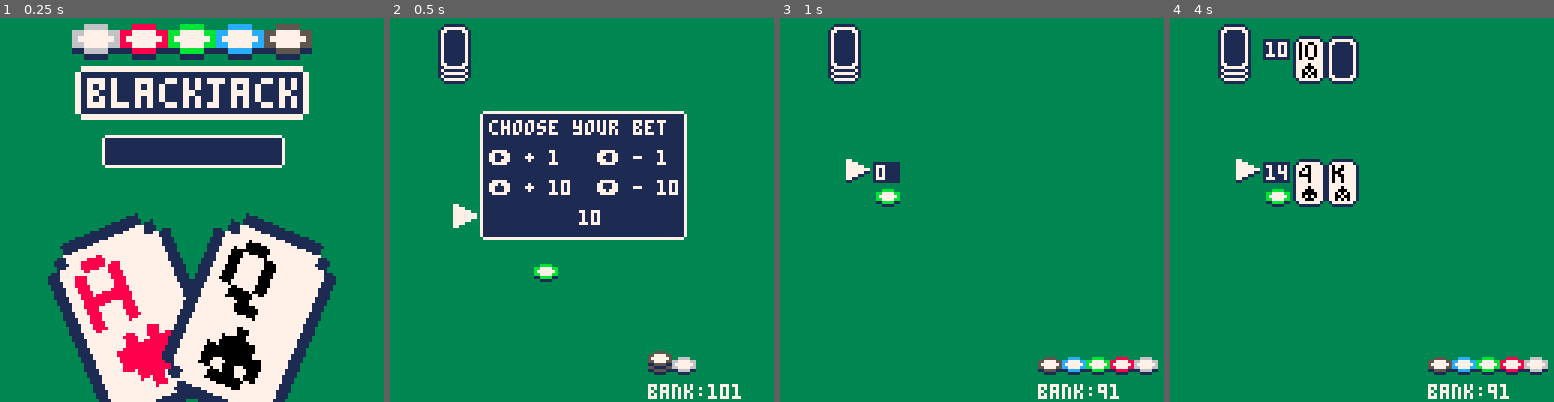
Above: before the commit, frames 1-4 (left to right).
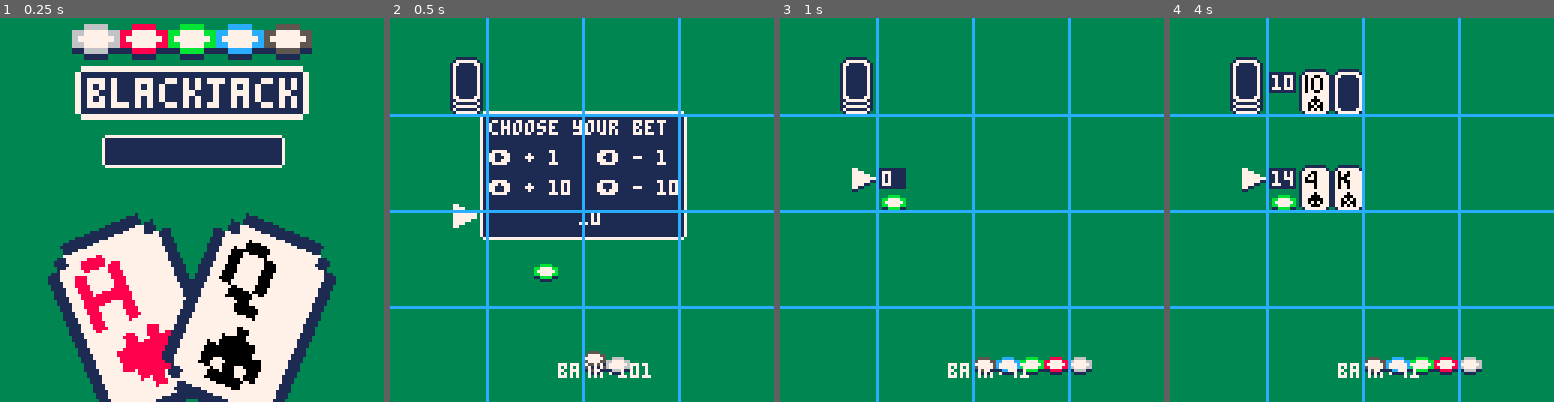
Above: after the commit, the same moments.

Repository: UA-koval/blackjack-pico-8
Game: PICO-8 cartridge blackjack.p8
The game is run twice, just before and just after one commit, with the same random seed, the same clock (stepped at 60 frames per second) and the same inputs.
Inputs:
- Up to frame 1 (0.25 s): no input
- Up to frame 2 (0.5 s): tap X (X key) at 0.33 s
- Up to frame 3 (1 s): tap O (Z key) at 0.7 s
- Up to frame 4 (4 s): tap X (X key) at 1.07, 1.85, 2.97 s; hold Right 1.6-2.1 s; tap O (Z key) every 0.4 s from 1.7 to 3.7 s; hold Up 2.15-2.42 s; hold Right 2.47-3.03 s; hold Left 3.08-3.58 s; hold Down 3.63-3.97 s

Frame 1 is identical in both runs. In frame 2, 8.4% of the frame differs, in the area x 0-100%, y 0-100%; in frame 3, 9.9%; in frame 4, 15%.

Commit message:
Progress

Diff:
--- a/blackjack.p8
+++ b/blackjack.p8
@@ -40,14 +40,14 @@
 item=0 item_lim=4
 
 -- objects coords
-dealerx=40 dealery=6
-handx=30   handy=31
-deckx=16   decky=6
+dealerx=42 dealery=17
+handx=32   handy=33
+deckx=20   decky=17
 betx=64    bety =100
-bankx=78   banky=115
+bankx=56   banky=115
 -- player choice window
-menux=94   menuy=40
-sizex=30   sizey=48
+menux=97   menuy=40
+sizex=28   sizey=48
 -- bet selection window
 betmenux=31   betmenuy=32
 betsizex=66   betsizey=40
@@ -61,6 +61,7 @@
 text_on=false
 
 debug=false
+grid=true
 -->8
 -- game logic functions
 function reset_game()
@@ -232,12 +233,11 @@
 print("split",menux+2,menuy+40+2,7)
 pal()
 -- cursor
-spr(23+cursor_anim_frame,menux-10,menuy+item*10)
+spr(23+cursor_anim_frame,menux-10,menuy+1+item*10)
 
 end
 
 function draw_bet_window()
- -- todo: graphical poker chips
  -- window background
  draw_window(betmenux,betmenuy,betsizex,betsizey)
  -- text
@@ -309,7 +309,7 @@
 end
 -- active hand cursor
 if stage!=-1 then
-spr(23+cursor_anim_frame,22,31+active_hand*16)
+spr(23+cursor_anim_frame,handx-8,handy+1+active_hand*16)
 end
 
 -- dealer counter
@@ -318,7 +318,7 @@
 print(count_score(dealer),dealerx-8,dealery+2,7)
 end
 
-print("bank:"..bank,86,122)
+print("bank:"..bank,bankx,banky)
 
 if stage==-1 then
  draw_bet_window()
@@ -329,6 +329,17 @@
  draw_game_result_window()
 end
 
+if grid then
+-- grid
+-- vert
+line(0,64,128,64,12)
+line(0,32,128,32,12)
+line(0,96,128,96,12)
+-- horz
+line(64,0,64,128,12)
+line(32,0,32,128,12)
+line(96,0,96,128,12)
+end
 
 -- debug prints
 if debug then
